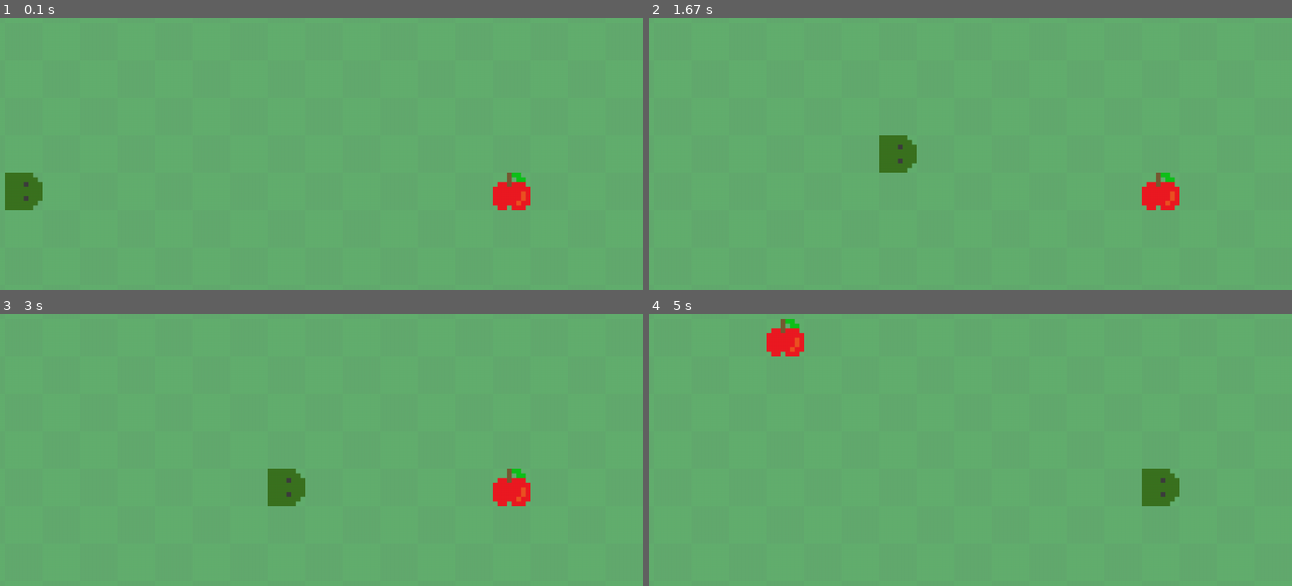
Above: before the commit, frames 1-4 (two rows, left to right).
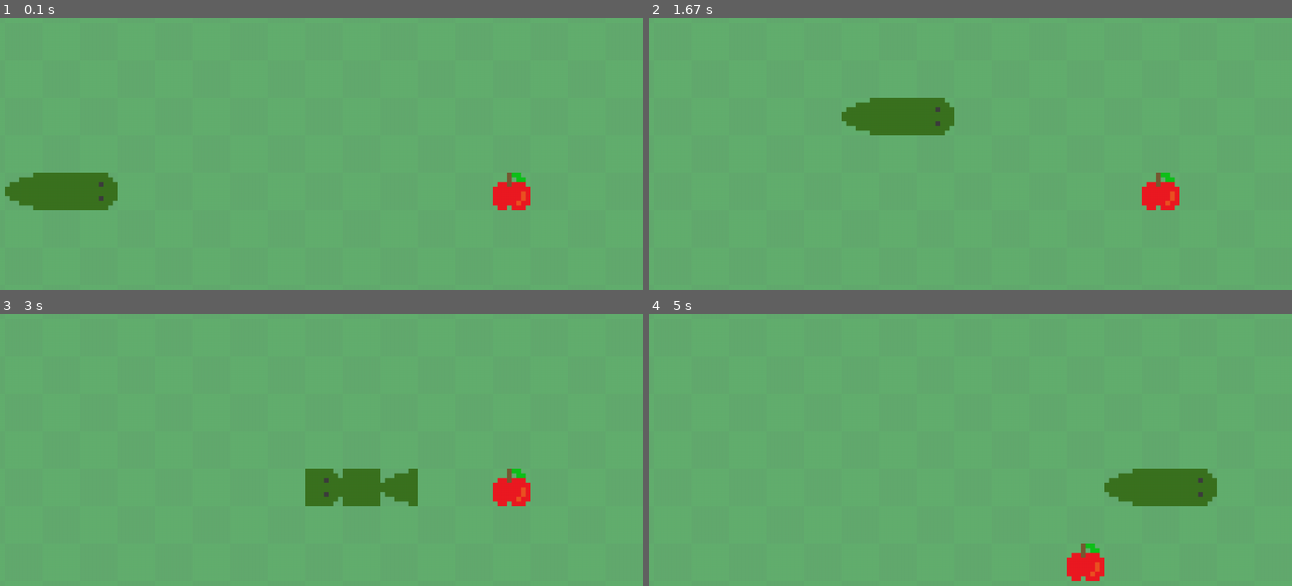
Above: after the commit, the same moments.

Repository: gwaem/pygame_snake
Game: pygame game, started from game.py
Same seed, same stepped clock (60 frames per second), same inputs: the game is played once before the commit and once after it.
Inputs:
- Up to frame 1 (0.1 s): no input
- Up to frame 2 (1.67 s): hold Right 0.33-0.8 s; hold Up 0.83-1.13 s; hold Right 1.17-1.63 s
- Up to frame 3 (3 s): hold Down 2.23-2.53 s; hold Left 2.57-2.97 s
- Up to frame 4 (5 s): hold Up 3-3.37 s; hold Right 3.4-4.03 s; hold Down 4.07-4.43 s; tap D at 4.47 s; hold Left from 4.8 s (still down)

The runs differ from the first frame. In frame 1, 1.9% of the frame differs, in the area x 0-19%, y 56-71%; in frame 2, 2.8%, in the area x 29-48%, y 29-57%; in frame 3, 2.8%; in frame 4, 2.7%.

Commit message:
feat: add snake movement

Diff:
--- a/game.py
+++ b/game.py
@@ -1,15 +1,17 @@
-import random
+import sys
 
 import pygame
 
-from scripts.utils import *
-from scripts.entities import PlayerEntity, AppleEntity
+from scripts import utils
+from scripts.entities import PlayerEntity, FoodEntity
 from scripts.tilemap import Tilemap
 
 
 class Game:
     def __init__(self):
         pygame.init()
+
+        # Screen initialization
         self.TILES_X = 20
         self.TILES_Y = 15
         self.TILE_SIZE = 32
@@ -24,20 +26,18 @@
         self.display = pygame.Surface((self.SCREEN_WIDTH, self.SCREEN_HEIGHT))
 
         self.clock = pygame.time.Clock()
-
         self.last_move_time = pygame.time.get_ticks()
 
         self.movement = [0, 0]
 
         self.assets = {
-            "player": load_images("entities/player", self.TILE_SIZE),
-            "apple": load_image("entities/apple.png", self.TILE_SIZE),
-            "tiles": load_images("tiles", self.TILE_SIZE),
+            "player": utils.load_images("entities/player", self.TILE_SIZE),
+            "apple": utils.load_image("entities/apple.png", self.TILE_SIZE),
+            "tiles": utils.load_images("tiles", self.TILE_SIZE),
         }
-        self.pickUpSound = load_sound("pickup.wav")
-
-        self.player = PlayerEntity(self, (3, 7))
-        self.apple = AppleEntity(self, (16, 7))
+        self.pickUpSound = pygame.mixer.Sound("data/sfx/pickup.wav")
+        self.player = PlayerEntity(self)
+        self.apple = FoodEntity(self, "apple", (16, 7))
 
         self.tilemap = Tilemap(self, self.TILE_SIZE)
 
@@ -47,7 +47,7 @@
 
             for event in pygame.event.get():
                 if event.type == pygame.QUIT:
-                    terminate()
+                    self.terminate()
                 if event.type == pygame.KEYDOWN:
                     if event.key in (pygame.K_w, pygame.K_UP):
                         if self.movement[1] != 1:
@@ -62,18 +62,19 @@
                         if self.movement[0] != -1:
                             self.movement = [1, 0]
                     if event.key == pygame.K_ESCAPE:
-                        terminate()
+                        self.terminate()
 
             self.tilemap.render(self.display)
 
-            if self.apple.pos == self.player.pos:
-                self.apple.update()
+            if self.apple.pos == self.player.body[0]:
+                self.apple.respawn()
                 self.pickUpSound.play()
             self.apple.render(self.display)
 
             if self.current_time - self.last_move_time >= 200:
-                self.player.update(self.movement)
-                self.last_move_time = self.current_time
+                if self.movement != [0, 0]:
+                    self.player.update(self.movement)
+                    self.last_move_time = self.current_time
             self.player.render(self.display)
 
             self.screen.blit(
@@ -82,5 +83,10 @@
             pygame.display.update()
             self.clock.tick(60)
 
+    def terminate(self):
+        """Terminate the program."""
+        pygame.quit()
+        sys.exit()
+
 
 Game().run()
--- a/scripts/entities.py
+++ b/scripts/entities.py
@@ -1,46 +1,64 @@
 import random
 
-from scripts.utils import *
+from scripts.utils import tile_to_pixel
 
 
-class Entity:
-    def __init__(self, game, entity_type, pos):
+class PlayerEntity:
+    def __init__(self, game):
         self.game = game
-        self.entity_type = entity_type
-        self.pos = list(pos)
 
-    def render(self, surface):
-        """Render the entity on a surface."""
-        pixel_pos = tile_to_pixel(self.pos, self.game.TILE_SIZE)
-        surface.blit(self.game.assets[self.entity_type], pixel_pos)
-
-
-class PlayerEntity(Entity):
-    def __init__(self, game, pos):
-        super().__init__(game, "player", pos)
+        # fmt: off
+        self.body = [
+            (5, 7),
+            (4, 7),
+            (3, 7),
+        ]
+        # fmt: on
 
     def update(self, movement=(0, 0)):
         """Update the player position."""
-        new_x_pos = self.pos[0] + movement[0]
-        new_y_pos = self.pos[1] + movement[1]
+        new_x_pos = self.body[0][0] + movement[0]
+        new_y_pos = self.body[0][1] + movement[1]
+        new_head_pos = (new_x_pos, new_y_pos)
 
-        # Check if new position is within the screen borders.
-        if 0 <= new_x_pos <= self.game.TILES_X - 1:
-            self.pos[0] = new_x_pos
-        if 0 <= new_y_pos <= self.game.TILES_Y - 1:
-            self.pos[1] = new_y_pos
+        if (
+            0 <= new_x_pos <= self.game.TILES_X - 1
+            and 0 <= new_y_pos <= self.game.TILES_Y - 1
+        ):
+            old_body = self.body[:]
+            self.body[0] = new_head_pos
+
+            for i, pos in enumerate(old_body[:-1]):
+                self.body[i + 1] = pos
 
     def render(self, surface):
-        """Render the player entity on a surface."""
-        pixel_pos = tile_to_pixel(self.pos, self.game.TILE_SIZE)
-        surface.blit(self.game.assets[self.entity_type]["player_head.png"], pixel_pos)
+        """Render the player on the screen."""
+        for segment in self.body:
+            pixel_pos = tile_to_pixel(segment, self.game.TILE_SIZE)
+
+            if segment == self.body[0]:
+                asset = self.game.assets["player"]["player_head.png"]
+            elif segment == self.body[-1]:
+                asset = self.game.assets["player"]["player_tail.png"]
+            else:
+                asset = self.game.assets["player"]["player_body.png"]
+
+            surface.blit(asset, pixel_pos)
 
 
-class AppleEntity(Entity):
-    def __init__(self, game, pos):
-        super().__init__(game, "apple", pos)
+class FoodEntity:
+    def __init__(self, game, food_type, pos):
+        self.game = game
+        self.food_type = food_type
+        self.pos = tuple(pos)
 
-    def update(self):
-        """Update the apple position."""
-        self.pos[0] = random.randint(0, self.game.TILES_X - 1)
-        self.pos[1] = random.randint(0, self.game.TILES_Y - 1)
+    def respawn(self):
+        """Update the food position."""
+        new_x_pos = random.randint(0, self.game.TILES_X - 1)
+        new_y_pos = random.randint(0, self.game.TILES_Y - 1)
+        self.pos = (new_x_pos, new_y_pos)
+
+    def render(self, surface):
+        """Render the food on the screen."""
+        pixel_pos = tile_to_pixel(self.pos, self.game.TILE_SIZE)
+        surface.blit(self.game.assets[self.food_type], pixel_pos)
--- a/scripts/tilemap.py
+++ b/scripts/tilemap.py
@@ -4,7 +4,7 @@
         self.tile_size = tile_size
 
     def render(self, surface):
-        # Render the tilemap on screen.
+        """Render the tilemap on screen."""
         for y in range(self.game.TILES_Y):
             for x in range(self.game.TILES_X):
                 if (x + y) % 2 == 0:
--- a/scripts/utils.py
+++ b/scripts/utils.py
@@ -1,15 +1,13 @@
-import sys, os
-from pathlib import Path
+import os
 
 import pygame
 
-BASE_IMAGE_PATH = Path("data/images/")
-BASE_SOUND_PATH = Path("data/sounds/")
+BASE_IMAGE_PATH = "data/images/"
 
 
 def load_image(path, tile_size):
     """Load a single image file from the data folder."""
-    img = pygame.image.load(BASE_IMAGE_PATH / path).convert()
+    img = pygame.image.load(BASE_IMAGE_PATH + path).convert()
     img.set_colorkey((255, 255, 255))
     img = pygame.transform.scale(img, (tile_size, tile_size))
     return img
@@ -18,15 +16,9 @@
 def load_images(path, tile_size):
     """Load multiple image files from the data folder as a sorted dictionary."""
     images = {}
-    for img_name in sorted(os.listdir(BASE_IMAGE_PATH / path)):
+    for img_name in sorted(os.listdir(BASE_IMAGE_PATH + path)):
         images[img_name] = load_image(path + "/" + img_name, tile_size)
     return images
-
-
-def load_sound(path):
-    """Load a single sound file from the data folder."""
-    sound = pygame.mixer.Sound(BASE_SOUND_PATH / path)
-    return sound
 
 
 def tile_to_pixel(pos, tile_size):
@@ -34,9 +26,3 @@
     pos = list(pos)
     new_pos = (pos[0] * tile_size), (pos[1] * tile_size)
     return new_pos
-
-
-def terminate():
-    """Terminate the program."""
-    pygame.quit()
-    sys.exit()
Not shown, added: data/sfx/pickup.wav
